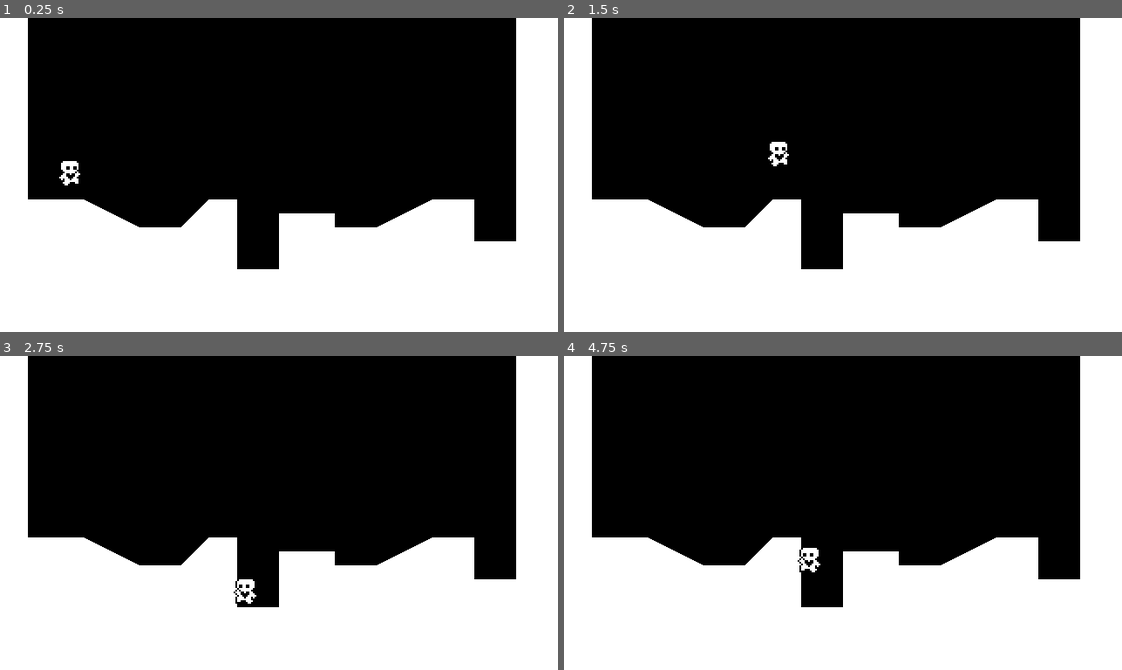
Above: before the commit, frames 1-4 (two rows, left to right).
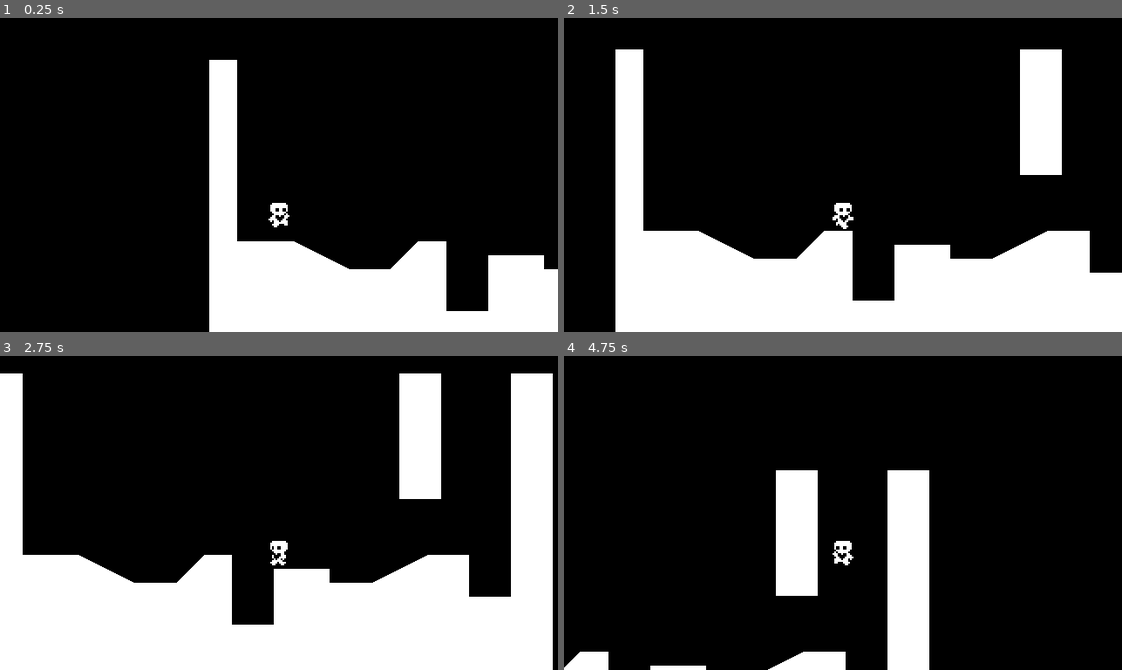
Above: after the commit, the same moments.

Repository: coyee1/HeartPlatformer
Game: Godot game, scene res://world.tscn
Two runs of this game, one before a commit and one after it. Both use one fixed random seed, a clock stepped at 60 frames per second and the inputs below.
Inputs:
- Up to frame 1 (0.25 s): no input
- Up to frame 2 (1.5 s): hold Right (ui_right) from 0.53 s (still down); tap Up (ui_up) at 0.6, 0.77, 1.07, 1.35 s
- Up to frame 3 (2.75 s): tap Up (ui_up) at 1.52, 1.82, 2.1 s; release Right (ui_right) at 2.03 s; hold Left (ui_left) from 2.03 s (still down)
- Up to frame 4 (4.75 s): release Left (ui_left) at 2.78 s; hold Right (ui_right) 2.78-4.28 s; tap Up (ui_up) at 2.85, 3.02, 3.32, 3.6, 3.77, 4.07, 4.35, 4.52 s; hold Left (ui_left) from 4.28 s (still down)

The runs differ from the first frame. In frame 1, 33% of the frame differs, in the area x 0-100%, y 0-100%; in frame 2, 27%; in frame 3, 11%; in frame 4, 44%.

Commit message:
Progress Check 4

Diff:
--- a/DefaultMovementData.tres
+++ b/DefaultMovementData.tres
@@ -5,8 +5,9 @@
 [resource]
 script = ExtResource("1_g27wl")
 speed = 100.0
-acceleration = 600.0
+acceleration = 1000.0
 friction = 1000.0
 jump_velocity = -250.0
 gravity_scale = 0.8
 air_resistance = 200.0
+air_acceleration = 400.0
--- a/FasterMovement.tres
+++ b/FasterMovement.tres
@@ -8,3 +8,6 @@
 acceleration = 1000.0
 friction = 1000.0
 jump_velocity = -350.0
+gravity_scale = 1.0
+air_resistance = 200.0
+air_acceleration = 800.0
--- a/PlayerMovementData.gd
+++ b/PlayerMovementData.gd
@@ -7,3 +7,4 @@
 @export var jump_velocity = -300.0
 @export var gravity_scale = 1.0
 @export var air_resistance = 200.0
+@export var air_acceleration = 400.0
--- a/player.gd
+++ b/player.gd
@@ -1,7 +1,9 @@
 extends CharacterBody2D
 
 @export var movement_data : PlayerMovementData
-# Get the gravity from the project settings to be synced with RigidBody nodes.
+
+var just_wall_jumped = false
+var air_jump = false
 var gravity = ProjectSettings.get_setting("physics/2d/default_gravity")
 
 @onready var animated_sprite_2d = $AnimatedSprite2D
@@ -9,9 +11,11 @@
 
 func _physics_process(delta):
 	apply_gravity(delta)
+	handle_wall_jump()
 	handle_jump()
 	var input_axis = Input.get_axis("ui_left", "ui_right")
 	handle_acceleration(input_axis, delta)
+	handle_air_acceleration(input_axis, delta)
 	apply_friction(input_axis, delta)
 	apply_air_resistance(input_axis, delta)
 	update_animations(input_axis)
@@ -20,13 +24,23 @@
 	var just_left_ledge = was_on_floor and not is_on_floor() and velocity.y >= 0
 	if just_left_ledge:
 		coyote_jump_timer.start()
-
+	just_wall_jumped = false
 
 func apply_gravity(delta):
 	if not is_on_floor():
 		velocity.y += gravity * movement_data.gravity_scale * delta
 
+func handle_wall_jump():
+	if not is_on_wall_only(): return
+	var wall_normal = get_wall_normal()
+	if Input.is_action_just_pressed("ui_up"):
+		velocity.x = wall_normal.x * movement_data.speed
+		velocity.y = movement_data.jump_velocity
+		just_wall_jumped = true
+
 func handle_jump():
+	if is_on_floor(): air_jump = true
+
 	if is_on_floor() or coyote_jump_timer.time_left > 0.0:
 		if Input.is_action_just_pressed("ui_up"):
 			velocity.y = movement_data.jump_velocity
@@ -34,9 +48,19 @@
 		if Input.is_action_just_released("ui_up") and velocity.y < movement_data.jump_velocity / 2:
 			velocity.y = movement_data.jump_velocity / 2
 
+		if Input.is_action_just_pressed("ui_up") and air_jump and not just_wall_jumped:
+			velocity.y = movement_data.jump_velocity * 0.8
+			air_jump = false
+
 func handle_acceleration(input_axis, delta):
+	if not is_on_floor(): return
 	if input_axis:
 		velocity.x = move_toward(velocity.x, movement_data.speed * input_axis, movement_data.acceleration * delta)
+
+func handle_air_acceleration(input_axis, delta):
+	if is_on_floor(): return
+	if input_axis !=0:
+		velocity.x = move_toward(velocity.x, movement_data.speed * input_axis, movement_data.air_acceleration * delta)
 
 func apply_friction(input_axis, delta):
 	if input_axis == 0 and is_on_floor():
--- a/player.tscn
+++ b/player.tscn
@@ -101,3 +101,6 @@
 [node name="Coyote jump timer" type="Timer" parent="."]
 wait_time = 0.2
 one_shot = true
+
+[node name="Camera2D" type="Camera2D" parent="."]
+position = Vector2(2.08165e-12, -32)
--- a/world.tscn
+++ b/world.tscn
@@ -1,7 +1,10 @@
-[gd_scene load_steps=3 format=3 uid="uid://cflnfaeoaigum"]
+[gd_scene load_steps=4 format=3 uid="uid://cflnfaeoaigum"]
 
 [ext_resource type="Script" path="res://world.gd" id="1_j2snm"]
 [ext_resource type="PackedScene" uid="uid://ud2og8gwieb7" path="res://player.tscn" id="2_gas7n"]
+
+[sub_resource type="RectangleShape2D" id="RectangleShape2D_gruon"]
+size = Vector2(25, 69)
 
 [node name="World" type="Node2D"]
 script = ExtResource("1_j2snm")
@@ -15,3 +18,14 @@
 
 [node name="Player" parent="." instance=ExtResource("2_gas7n")]
 position = Vector2(40, 72)
+
+[node name="StaticBody2D2" type="StaticBody2D" parent="."]
+
+[node name="CollisionShape2D" type="CollisionShape2D" parent="StaticBody2D2"]
+position = Vector2(243.5, 34.5)
+shape = SubResource("RectangleShape2D_gruon")
+
+[node name="ColorRect" type="ColorRect" parent="StaticBody2D2"]
+offset_left = 232.0
+offset_right = 256.0
+offset_bottom = 72.0
Not shown: 2 places in player.tscn that only renumber resources
